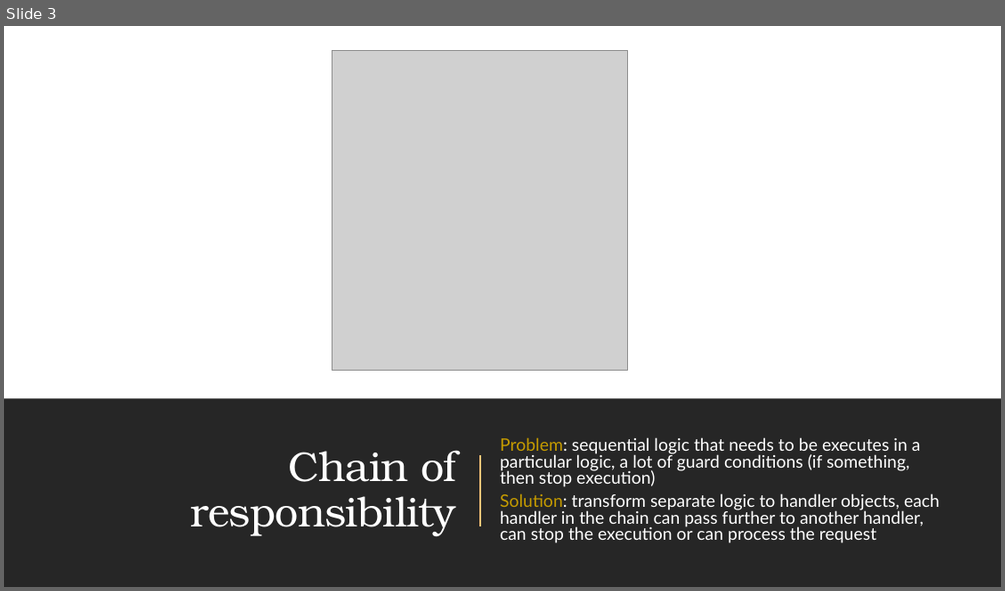
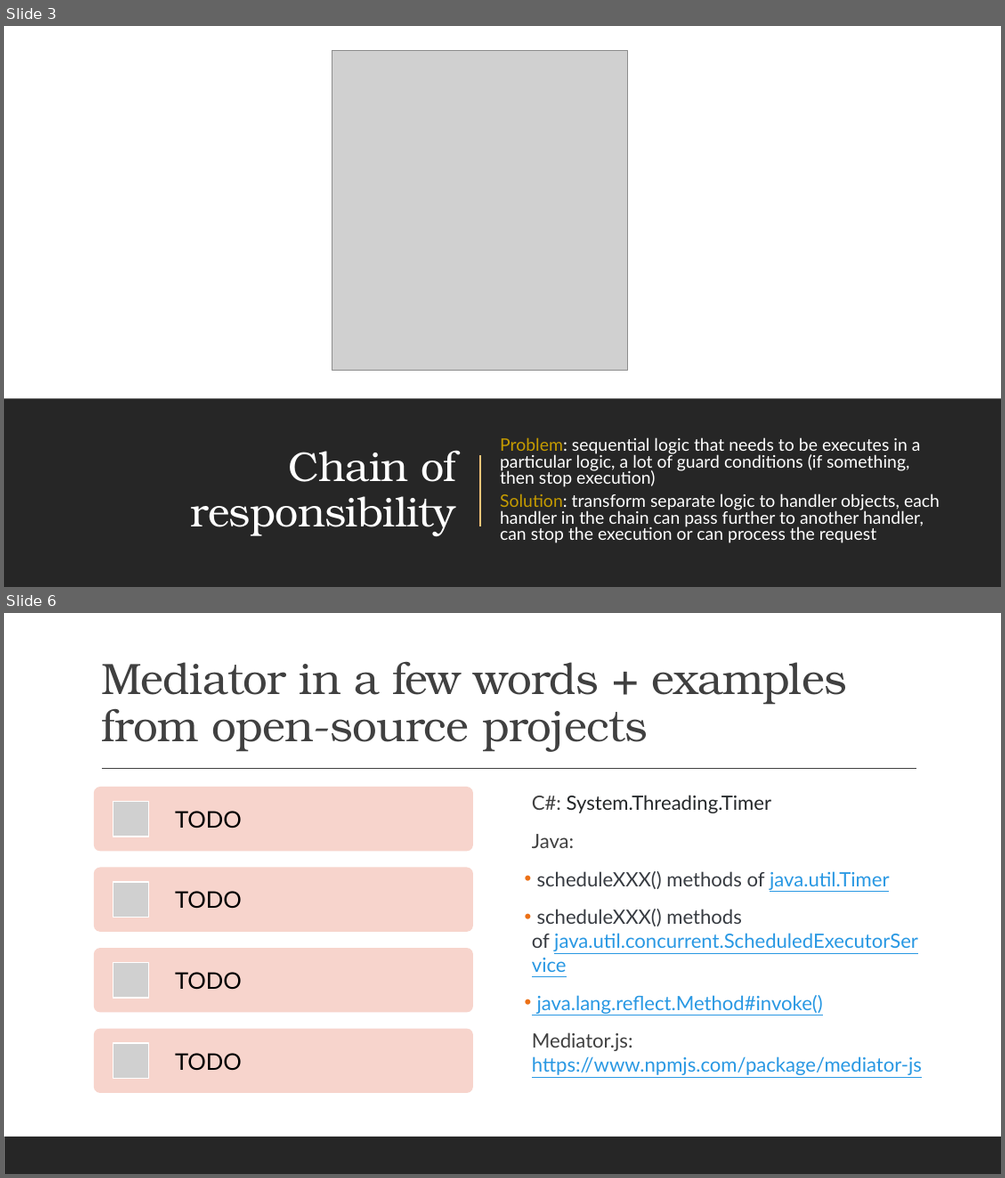
Before and after one commit to amturian/design-patterns, a slide deck: PPT Presentations/DesignPatterns-BehavioralPatterns.pptx. Shown one above the other, each under a label of ours: slide 3 before the commit, slides 3 and 6 after it; the slides between them are not shown. The pictures are 1005x591 and 1005x1178 pixels, drawn with LibreOffice and Linux fonts; fonts in the diff are those of the drawing; grey boxes stand for pictures. Boxes give left, top, right and bottom in pixels: in the first picture for what was removed or moved away, otherwise in the second. Text is boxed around its words. In the diff, an @@ line names an element or a change of style, - is before the commit and + after.

Commit message:
add mediator example and open source usages

```diff
--- a/PPT Presentations/DesignPatterns-BehavioralPatterns.pptx
+++ b/PPT Presentations/DesignPatterns-BehavioralPatterns.pptx
@@ slide 6 added at (4, 613, 1001, 1174), background #FFFFFF @@
@@ title added at (101, 662, 847, 752), 42.3 pt, text #404040 @@
+Mediator in a few words + examples from open-source projects
@@ line added from (102, 769) to (917, 769), #404040 1 pt @@
@@ text added at (532, 795, 922, 1075), 19 pt, text #2998E3, underline @@
+  C#: System.Threading.Timer
+  Java:
+• scheduleXXX() methods of java.util.Timer
+• scheduleXXX() methods of java.util.concurrent.ScheduledExecutorService
+• java.lang.reflect.Method#invoke()
+  Mediator.js: https://www.npmjs.com/package/mediator-js
@@ group added at (94, 787, 473, 1093): 4 rounded rectangles, 4 pictures, 4 texts @@
+TODO
+TODO
+TODO
+TODO
@@ rectangle added at (4, 1136, 1001, 1174), fill #262626 @@
```
Also in this commit, not shown: 1 other slide added, 2 other files.
